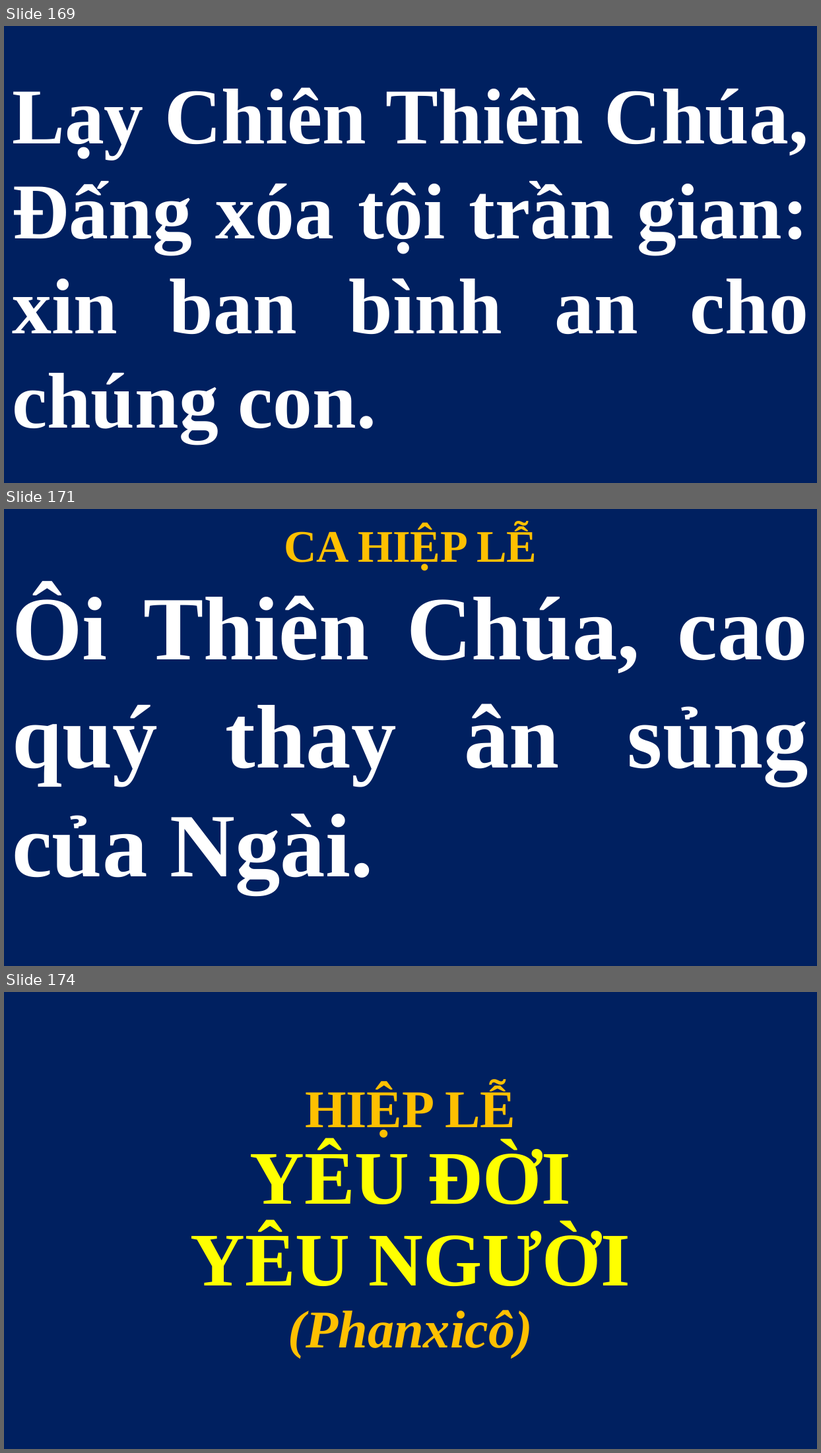
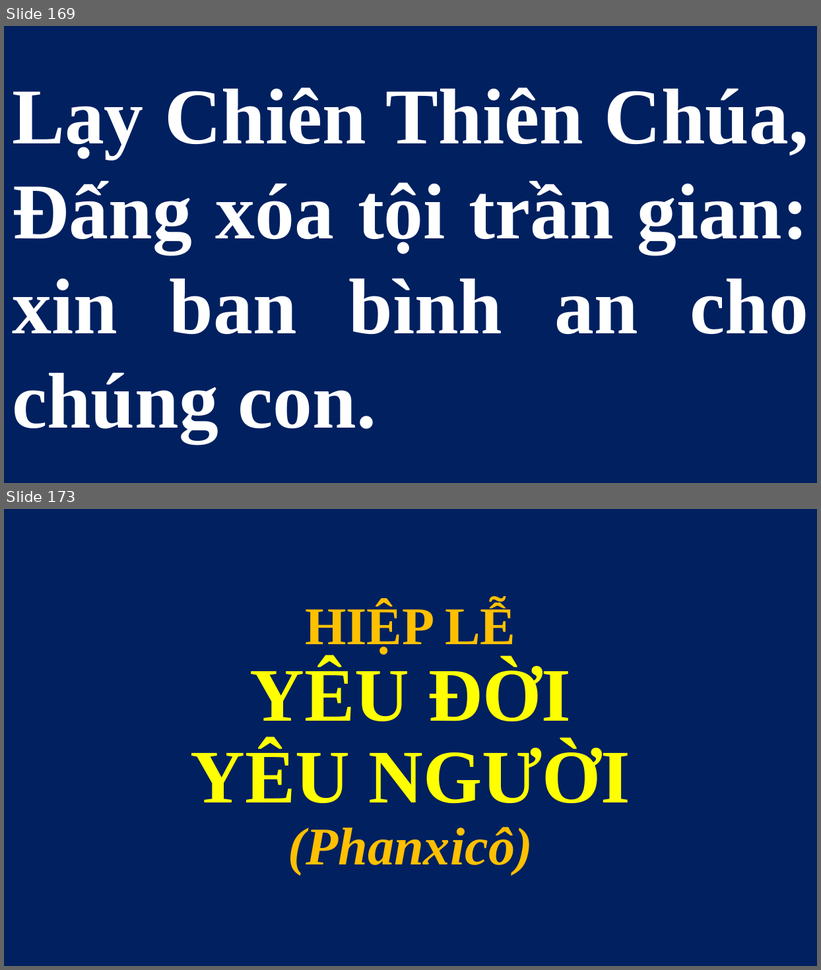
Before and after one commit to lythanhngodev64/SlideLe, a slide deck: Slide/Thứ Bảy - CN-25-TN 2026.pptx. Shown one above the other, each under a label of ours: slides 169, 171 and 174 before the commit, slides 169 and 173 after it; the slides between them are not shown. The pictures are 821x1453 and 821x970 pixels, drawn with LibreOffice and Linux fonts; fonts in the diff are those of the drawing. Boxes give left, top, right and bottom in pixels: in the first picture for what was removed or moved away, otherwise in the second. Text is boxed around its words. In the diff, an @@ line names an element or a change of style, - is before the commit and + after.

```diff
--- a/Slide/Thứ Bảy - CN-25-TN 2026.pptx
+++ b/Slide/Thứ Bảy - CN-25-TN 2026.pptx
@@ slide 171 removed at [4, 509, 817, 966], background #FFFFFF @@
@@ text removed at [284, 527, 537, 571] @@
-CA HIỆP LỄ
@@ title removed at [12, 590, 809, 893] @@
-Ôi Thiên Chúa, cao quý thay ân sủng của Ngài.
@@ what was slide 174 is now slide 173 @@
```
Also in this commit, not shown: 1 slide changed, 1 slide added, 1 other slide removed, 1 other file.
